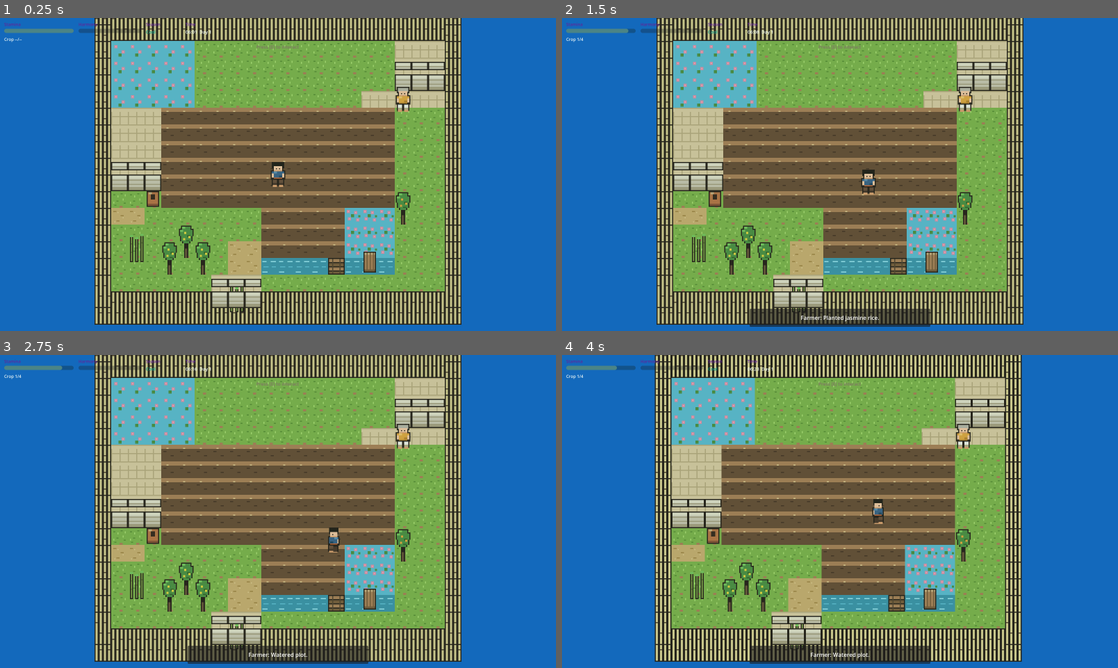
Above: before the commit, frames 1-4 (two rows, left to right).
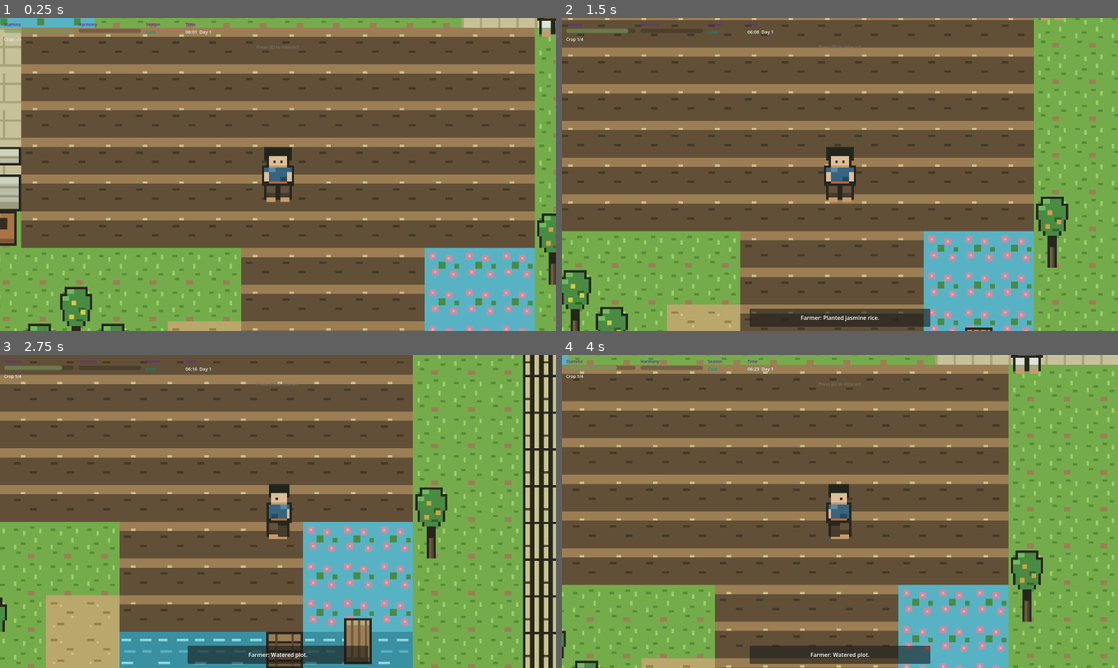
Above: after the commit, the same moments.

Repository: GRITui/slowlife-simulator
Game: Godot game, scene res://scenes/core/Main.tscn
The game is run twice, just before and just after one commit, with the same random seed, the same clock (stepped at 60 frames per second) and the same inputs.
Inputs:
- Up to frame 1 (0.25 s): no input
- Up to frame 2 (1.5 s): tap E (interact) at 0.5, 1.35 s; hold Right (move_right) 0.53-1.28 s; hold E (interact) 0.53-1.28 s; hold Down (move_down) from 1.28 s (still down)
- Up to frame 3 (2.75 s): tap E (interact) at 2 s; release Down (move_down) at 2.03 s; hold Right (move_right) from 2.03 s (still down); hold E (interact) from 2.03 s (still down)
- Up to frame 4 (4 s): release Right (move_right) at 2.78 s; release E (interact) at 2.78 s; hold Up (move_up) 2.78-3.53 s; tap E (interact) at 2.85, 3.5 s; hold Left (move_left) from 3.53 s (still down); hold E (interact) from 3.53 s (still down)

The runs differ from the first frame. In frame 1, 87% of the frame differs, in the area x 0-100%, y 0-100%; in frame 2, 87%; in frame 3, 89%; in frame 4, 88%.

Commit message:
art(assets): TASK-008 camera center-lock + zoom 2.2 (3/4 canon)
Hard center-lock Player Camera2D per issue #5 REV 2 / ART_STYLE_GUIDE 3/4 canon:
- enabled=true (Godot 4.7, replaces deprecated current)
- zoom 2.2,2.2 provisional (12.9 rows + bamboo ring)
- drag_horizontal/vertical_enabled=false, position_smoothing_enabled=false, limit_smoothed=false
- process_mode=3, editor_draw_*=false

Verification: godot --headless --path . --editor --quit -> [ DONE ] reimport 84 steps, no texture import errors. 16-color Hybrid A/B palette unchanged, Y-sort at feet per TASK-007.

Refs: backlog TASK-008, closes #5 when gate merges.

Diff:
--- a/scenes/entities/Player.tscn
+++ b/scenes/entities/Player.tscn
@@ -126,9 +126,13 @@
 shape = SubResource("RectangleShape2D_pl")
 
 [node name="Camera2D" type="Camera2D" parent="."]
-current = true
-zoom = Vector2(1, 1)
-limit_smoothed = true
-position_smoothing_enabled = true
-drag_horizontal_enabled = true
-drag_vertical_enabled = true
+enabled = true
+zoom = Vector2(2.2, 2.2)
+limit_smoothed = false
+position_smoothing_enabled = false
+drag_horizontal_enabled = false
+drag_vertical_enabled = false
+process_mode = 3
+editor_draw_drag_margin = false
+editor_draw_limits = false
+editor_draw_process_callback = false
